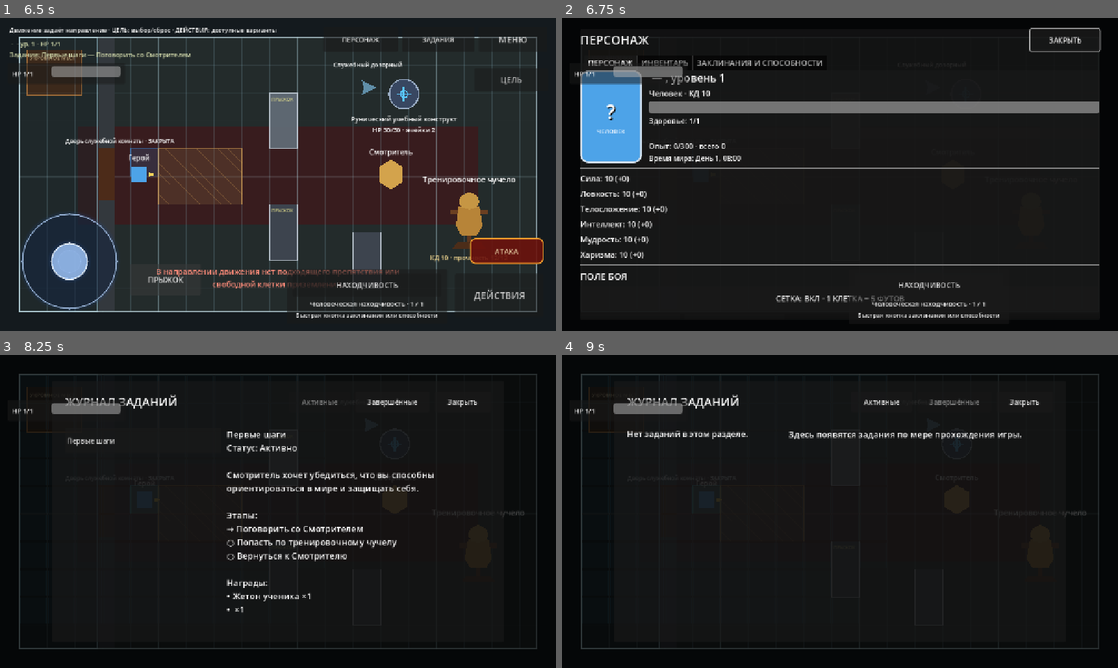
Above: before the commit, frames 1-4 (two rows, left to right).
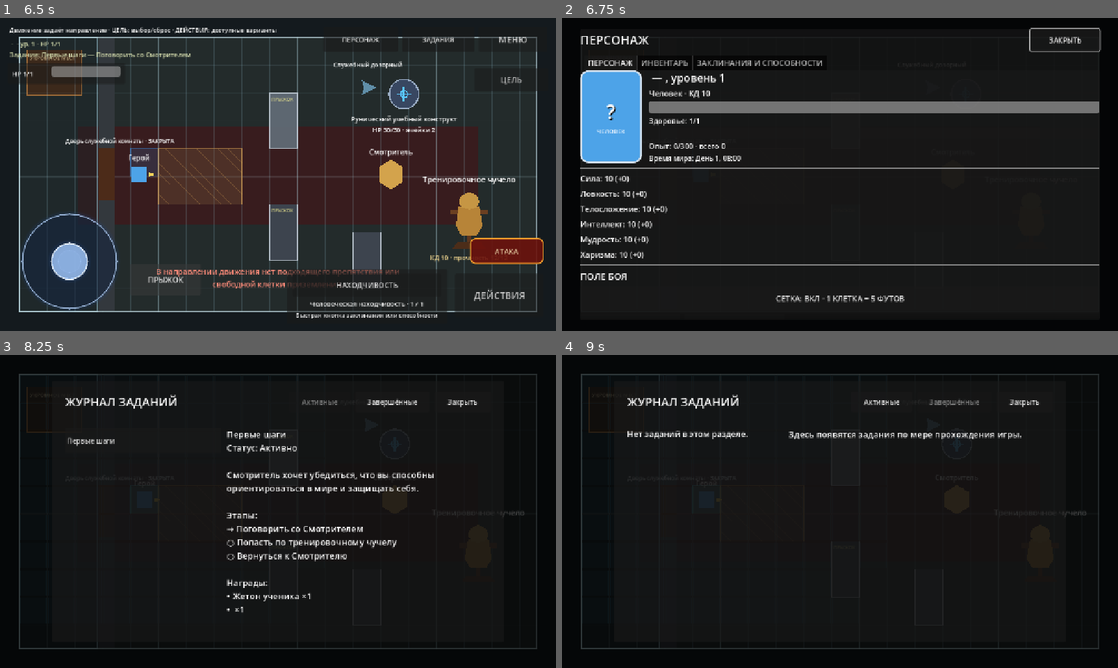
Above: after the commit, the same moments.

Repository: eretenkodaniil16-rgb/rpg-project
Game: Godot game, scene res://scenes/game/game.tscn
Two runs of this game, one before a commit and one after it. Both use one fixed random seed, a clock stepped at 60 frames per second and the inputs below. This scene is started directly instead of the project's main scene.
Inputs:
- Up to frame 1 (6.5 s): click "ДЕЙСТВИЯ" at 0.5 s; click "МЕНЮ" at 1.25 s; click "Новая игра" at 2 s; click "В главное меню" at 2.75 s; click "Новая игра" at 3.5 s; click "В меню" at 4.25 s; click "Продолжить" at 5 s; click "ПРЫЖОК" at 5.75 s
- Up to frame 2 (6.75 s): click "ПЕРСОНАЖ" at 6.5 s
- Up to frame 3 (8.25 s): click "ЗАКРЫТЬ" at 7.25 s; click "ЗАДАНИЯ" at 8 s
- Up to frame 4 (9 s): click "Завершённые" at 8.75 s

Frame 1 is identical in both runs. In frame 2, 1.7% of the frame differs, in the area x 2-79%, y 14-96%; in frame 3, 0.5%; in frame 4, 0.5%.
Error before the commit: Parse Error: Could not resolve class "LevelUpPanel". (res://scripts/ui/level_up_choices_panel.gd:1)

Commit message:
fix: restore complete level-up panel with valid z-index

Diff:
--- a/scripts/ui/level_up_panel.gd
+++ b/scripts/ui/level_up_panel.gd
@@ -118,3 +118,276 @@
 
 	_features = _label("", 18)
 	_features.autowrap_mode = TextServer.AUTOWRAP_WORD_SMART
+	page.add_child(_features)
+
+	page.add_child(HSeparator.new())
+	page.add_child(_label("КЛАССОВАЯ МАГИЯ", 22))
+
+	_new_spell = _make_option(page, "LevelUpNewClassSpell", "Новое заклинание")
+	_class_old = _make_option(page, "LevelUpReplaceClassOld", "Заменить изученное заклинание")
+	_class_new = _make_option(page, "LevelUpReplaceClassNew", "Новое заклинание для замены")
+	_new_spell.item_selected.connect(_on_new_class_spell_selected)
+	_class_old.item_selected.connect(_on_class_replacement_selected)
+	_class_new.item_selected.connect(_on_class_replacement_selected)
+
+	page.add_child(HSeparator.new())
+	page.add_child(_label("ПОСВЯЩЁННЫЙ В МАГИЮ", 22))
+
+	_magic_cantrip_old = _make_option(page, "LevelUpMagicCantripOld", "Заменить заговор черты")
+	_magic_cantrip_new = _make_option(page, "LevelUpMagicCantripNew", "Новый заговор")
+	_magic_spell_old = _make_option(page, "LevelUpMagicSpellOld", "Заменить заклинание черты")
+	_magic_spell_new = _make_option(page, "LevelUpMagicSpellNew", "Новое заклинание")
+	_magic_cantrip_old.item_selected.connect(_on_magic_cantrip_selected)
+	_magic_cantrip_new.item_selected.connect(_on_magic_cantrip_selected)
+	_magic_spell_old.item_selected.connect(_on_magic_spell_selected)
+	_magic_spell_new.item_selected.connect(_on_magic_spell_selected)
+
+	_message = _label("", 18)
+	_message.name = "LevelUpMessageLabel"
+	_message.autowrap_mode = TextServer.AUTOWRAP_WORD_SMART
+	page.add_child(_message)
+
+	var actions := HBoxContainer.new()
+	actions.add_theme_constant_override("separation", 12)
+	page.add_child(actions)
+
+	_defer = Button.new()
+	_defer.text = "ОТЛОЖИТЬ"
+	_defer.custom_minimum_size = Vector2(220.0, 62.0)
+	_defer.pressed.connect(close_panel)
+	actions.add_child(_defer)
+
+	_confirm = Button.new()
+	_confirm.name = "LevelUpConfirmButton"
+	_confirm.text = "ПОДТВЕРДИТЬ УРОВЕНЬ"
+	_confirm.custom_minimum_size = Vector2(360.0, 62.0)
+	_confirm.pressed.connect(_on_confirm_pressed)
+	actions.add_child(_confirm)
+
+
+func _refresh() -> void:
+	if _hero == null or _state == null:
+		return
+	var transaction: Dictionary = _system.get_transaction(_state)
+	var target_level: int = int(transaction.get("target_level", _hero.level + 1))
+	_summary.text = (
+		"%s · %s\nУровень %d → %d · Опыт %d / %d"
+		% [
+			_hero.character_name,
+			_hero.character_class_name,
+			_hero.level,
+			target_level,
+			_hero.experience,
+			ProgressionSystem.total_experience_for_level(target_level)
+		]
+	)
+
+	var fixed_gain: int = _system.get_fixed_hp_gain(_hero)
+	var hp_mode: String = str(transaction.get("hp_mode", ""))
+	var hp_roll: int = int(transaction.get("hp_roll", 0))
+	var hp_gain: int = int(transaction.get("hp_gain", 0))
+	_fixed_hp.text = "ФИКСИРОВАННО: +%d ЗДОРОВЬЯ%s" % [
+		fixed_gain,
+		" · ВЫБРАНО" if hp_mode == LevelUpSystem.HP_MODE_FIXED else ""
+	]
+	if hp_roll > 0:
+		_roll_hp.text = "БРОСОК d%d: %d → +%d ЗДОРОВЬЯ%s" % [
+			_hero.hit_die_size,
+			hp_roll,
+			hp_gain,
+			" · ВЫБРАНО" if hp_mode == LevelUpSystem.HP_MODE_ROLL else ""
+		]
+	else:
+		_roll_hp.text = "БРОСИТЬ d%d ОДИН РАЗ" % _hero.hit_die_size
+	_roll_hp.disabled = false
+	_roll_hp.tooltip_text = (
+		"Результат %d уже сохранён; повторного броска не будет." % hp_roll
+		if hp_roll > 0
+		else "После броска результат сразу сохраняется и не может быть переброшен."
+	)
+
+	var feature_lines: Array[String] = []
+	for feature_id: String in _system.get_level_features(_hero, target_level):
+		feature_lines.append("• %s" % _system.describe_feature(feature_id))
+	if feature_lines.is_empty():
+		feature_lines.append("• Новых классовых особенностей этого уровня в текущем каталоге нет.")
+	feature_lines.append("• Кости Хитов, лимиты подготовки и ячейки синхронизируются автоматически.")
+	_features.text = "НОВЫЕ ВОЗМОЖНОСТИ\n%s" % "\n".join(feature_lines)
+
+	_fill_option(
+		_new_spell,
+		_system.get_new_class_spell_candidates(_hero),
+		str(transaction.get("new_class_spell_id", "")),
+		"Без нового заклинания"
+	)
+	_fill_option(
+		_class_old,
+		_system.get_class_spell_replacement_old_candidates(_hero),
+		str(transaction.get("replace_class_spell_old_id", "")),
+		"Не заменять"
+	)
+	_fill_option(
+		_class_new,
+		_system.get_class_spell_replacement_new_candidates(_hero),
+		str(transaction.get("replace_class_spell_new_id", "")),
+		"Не заменять"
+	)
+	_fill_option(
+		_magic_cantrip_old,
+		_system.get_magic_initiate_cantrip_old_candidates(_hero),
+		str(transaction.get("replace_magic_cantrip_old_id", "")),
+		"Не заменять"
+	)
+	_fill_option(
+		_magic_cantrip_new,
+		_system.get_magic_initiate_cantrip_new_candidates(_hero),
+		str(transaction.get("replace_magic_cantrip_new_id", "")),
+		"Не заменять"
+	)
+	_fill_option(
+		_magic_spell_old,
+		_system.get_magic_initiate_spell_old_candidates(_hero),
+		str(transaction.get("replace_magic_spell_old_id", "")),
+		"Не заменять"
+	)
+	_fill_option(
+		_magic_spell_new,
+		_system.get_magic_initiate_spell_new_candidates(_hero),
+		str(transaction.get("replace_magic_spell_new_id", "")),
+		"Не заменять"
+	)
+
+	var has_class_choices: bool = (
+		_new_spell.item_count > 1
+		or _class_old.item_count > 1
+		or _class_new.item_count > 1
+	)
+	_new_spell.visible = has_class_choices
+	_class_old.visible = has_class_choices
+	_class_new.visible = has_class_choices
+
+	var has_magic_choices: bool = (
+		_magic_cantrip_old.item_count > 1
+		or _magic_cantrip_new.item_count > 1
+		or _magic_spell_old.item_count > 1
+		or _magic_spell_new.item_count > 1
+	)
+	_magic_cantrip_old.visible = has_magic_choices
+	_magic_cantrip_new.visible = has_magic_choices
+	_magic_spell_old.visible = has_magic_choices
+	_magic_spell_new.visible = has_magic_choices
+
+	var validation: Dictionary = _system.validate_transaction(_hero, _state)
+	_confirm.disabled = not bool(validation.get("success", false))
+	_show_message(str(validation.get("message", "")), not bool(validation.get("success", false)))
+
+
+func _on_fixed_hp_pressed() -> void:
+	var result: Dictionary = _system.choose_fixed_hp(_hero, _state)
+	_show_message(str(result.get("message", "")), not bool(result.get("success", false)))
+	_refresh()
+
+
+func _on_roll_hp_pressed() -> void:
+	var result: Dictionary = _system.roll_hp_once(_hero, _state)
+	_show_message(str(result.get("message", "")), not bool(result.get("success", false)))
+	_refresh()
+
+
+func _on_new_class_spell_selected(_index: int) -> void:
+	_system.set_new_class_spell(_hero, _state, _selected_id(_new_spell))
+	_refresh()
+
+
+func _on_class_replacement_selected(_index: int) -> void:
+	_system.set_class_spell_replacement(
+		_hero,
+		_state,
+		_selected_id(_class_old),
+		_selected_id(_class_new)
+	)
+	_refresh()
+
+
+func _on_magic_cantrip_selected(_index: int) -> void:
+	_system.set_magic_initiate_cantrip_replacement(
+		_hero,
+		_state,
+		_selected_id(_magic_cantrip_old),
+		_selected_id(_magic_cantrip_new)
+	)
+	_refresh()
+
+
+func _on_magic_spell_selected(_index: int) -> void:
+	_system.set_magic_initiate_spell_replacement(
+		_hero,
+		_state,
+		_selected_id(_magic_spell_old),
+		_selected_id(_magic_spell_new)
+	)
+	_refresh()
+
+
+func _on_confirm_pressed() -> void:
+	var result: Dictionary = _system.commit_transaction(_hero, _state)
+	if not bool(result.get("success", false)):
+		_show_message(str(result.get("message", "Повышение не применено.")), true)
+		_refresh()
+		return
+	close_panel()
+	level_up_completed.emit(result)
+
+
+func _make_option(parent: Control, node_name: String, tooltip: String) -> OptionButton:
+	var option := OptionButton.new()
+	option.name = node_name
+	option.tooltip_text = tooltip
+	option.custom_minimum_size = Vector2(0.0, 56.0)
+	option.add_theme_font_size_override("font_size", 18)
+	parent.add_child(option)
+	return option
+
+
+func _fill_option(
+	option: OptionButton,
+	values: Array[String],
+	selected_id: String,
+	empty_label: String
+) -> void:
+	option.clear()
+	option.add_item(empty_label)
+	option.set_item_metadata(0, "")
+	var selected_index: int = 0
+	for value_id: String in values:
+		option.add_item(_system.spell_name(value_id))
+		var index: int = option.item_count - 1
+		option.set_item_metadata(index, value_id)
+		if value_id == selected_id:
+			selected_index = index
+	option.select(selected_index)
+	option.disabled = option.item_count <= 1
+
+
+func _selected_id(option: OptionButton) -> String:
+	if option == null or option.selected < 0:
+		return ""
+	return str(option.get_item_metadata(option.selected))
+
+
+func _show_message(text_value: String, is_error: bool) -> void:
+	if _message == null:
+		return
+	_message.text = text_value
+	_message.add_theme_color_override(
+		"font_color",
+		Color(1.0, 0.56, 0.48, 1.0) if is_error else Color(0.64, 0.94, 0.68, 1.0)
+	)
+
+
+func _label(text_value: String, font_size: int) -> Label:
+	var label := Label.new()
+	label.text = text_value
+	label.add_theme_font_size_override("font_size", font_size)
+	label.autowrap_mode = TextServer.AUTOWRAP_WORD_SMART
+	return label
